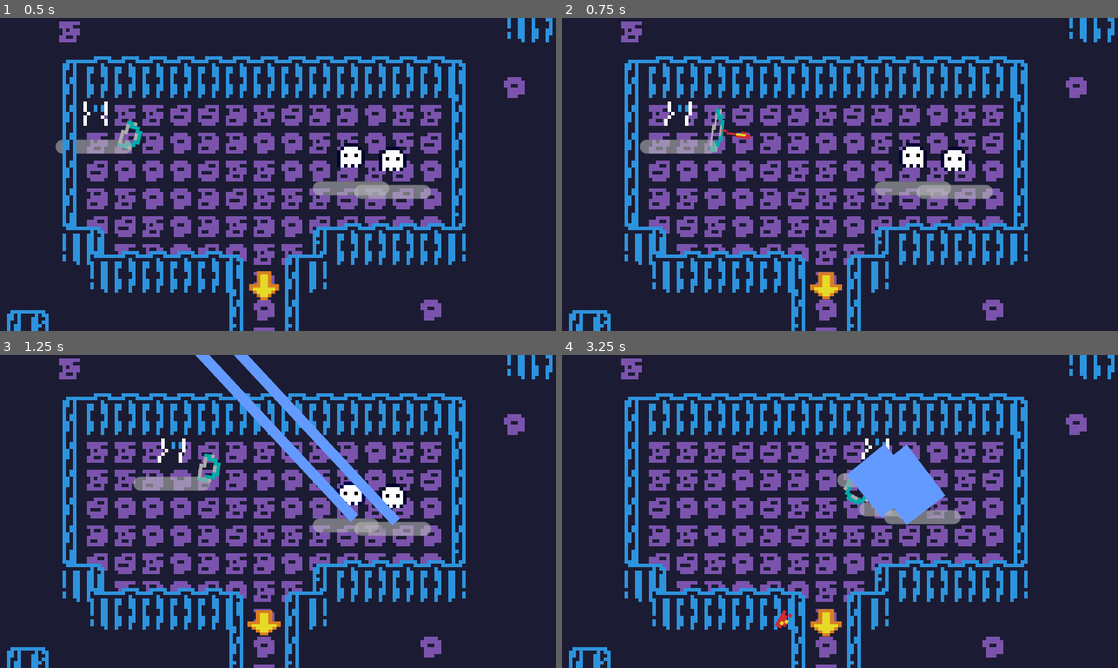
Above: before the commit, frames 1-4 (two rows, left to right).
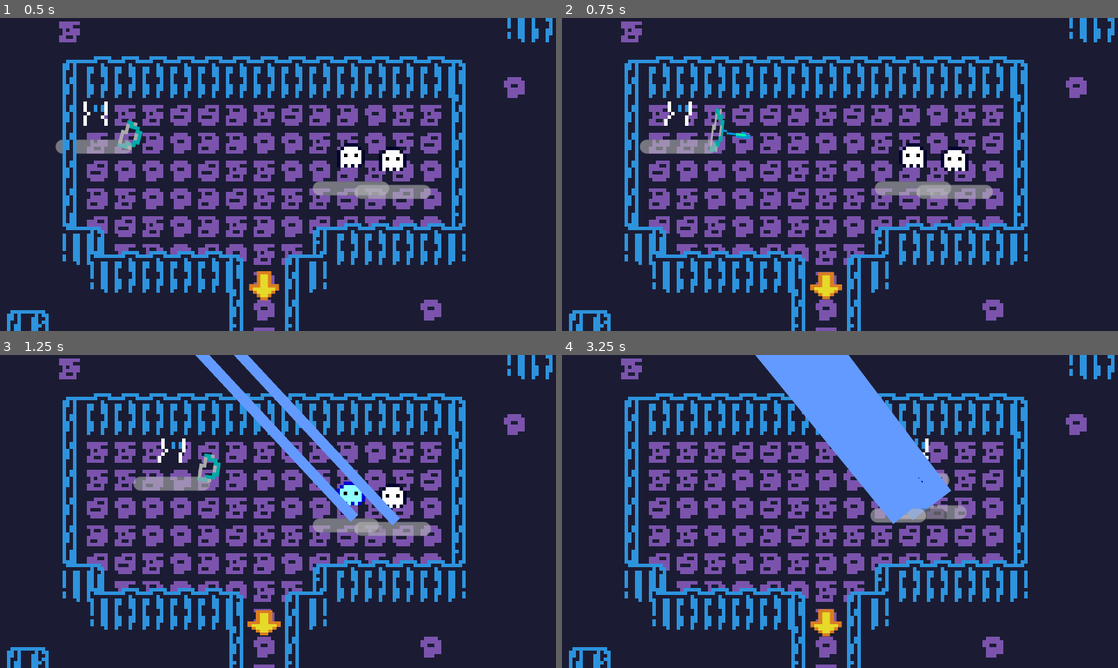
Above: after the commit, the same moments.

Repository: Renan-G-projec/DungeonWarrior
Game: Godot game, scene res://scenes/main.tscn
Two runs of this game, one before a commit and one after it. Both use one fixed random seed, a clock stepped at 60 frames per second and the inputs below. The engine's default icon, where the game draws it, is replaced by a stand-in: a white triangle on a blue panel in a dark square.
Inputs (mouse positions are in pixels of both pictures, inside the frame that each line leads up to):
- Up to frame 1 (0.5 s): no input
- Up to frame 2 (0.75 s): tap Enter (ui_accept) at 0.5 s; move the mouse to (962, 158) at 0.52 s; hold D (walk_right) from 0.53 s (still down); tap E (Interact) at 0.6 s; click (962, 158) at 0.67 s
- Up to frame 3 (1.25 s): keep holding D (walk_right); tap Enter (ui_accept) at 0.77 s
- Up to frame 4 (3.25 s): move the mouse to (728, 527) at 1.27 s; release D (walk_right) at 1.28 s; hold Down (ui_down) 1.28-2.03 s; click (728, 527) at 1.35 s; tap Enter (ui_accept) at 1.52, 3.02 s; move the mouse to (895, 442) at 2.02 s; hold D (walk_right) 2.03-2.78 s; tap Shift (dash) at 2.1 s; move the mouse to (812, 574) at 2.77 s; hold Up (ui_up) from 2.78 s (still down); tap Alt at 2.85 s; click (812, 574) at 2.92 s

Frame 1 is identical in both runs. In frame 2, less than 0.1% of the frame differs, in the area x 28-34%, y 35-39%; in frame 3, 0.3%; in frame 4, 6.8%, in the area x 34-73%, y 0-88%.

Commit message:
feat: Added freeze component. AMDG

Diff:
--- /dev/null
+++ b/features/components/freeze_component.gd
@@ -0,0 +1,48 @@
+# Ad Maiorem Dei Gloriam!
+class_name FreezeComponent
+extends Node
+
+## TODO: Make so it remembers the previous speed multiplier of the target
+
+@export var health_component: HealthComponent:
+	set(new_health_component):
+		if new_health_component == health_component: return
+
+		if health_component:
+			health_component.died.disconnect(_on_freeze_timer_timeout)
+		if new_health_component:
+			new_health_component.died.connect(_on_freeze_timer_timeout)
+
+		health_component = new_health_component
+@export var sprite: Node2D
+@export var target_to_freeze: Node2D = owner as Node2D
+
+@export_range(0.0, 1.0, 0.05) var speed_multiplier: float = 0.5
+@export var freeze_time: float = 1.5
+
+@export var active: bool = false
+
+var _freeze_timer: Timer
+
+func start_freeze_effect() -> void:
+	assert(target_to_freeze && "speed_multiplier" in target_to_freeze, "Error: No defined target to freeze or target doesn't have the property speed_multiplier.")
+	if !_freeze_timer:
+		_freeze_timer = Timer.new()
+		add_child(_freeze_timer)
+		_freeze_timer.wait_time = freeze_time
+		_freeze_timer.autostart = false
+		_freeze_timer.one_shot = true
+		_freeze_timer.timeout.connect(_on_freeze_timer_timeout)
+
+	_freeze_timer.start()
+	target_to_freeze.speed_multiplier = speed_multiplier
+
+	sprite.self_modulate = Color(0.572, 2.605, 4.502, 1.0)
+
+
+	active = true
+
+func _on_freeze_timer_timeout() -> void:
+	active = false
+	target_to_freeze.speed_multiplier = 1.0
+	if (sprite): sprite.self_modulate = Color.WHITE
--- a/features/enemies/enemies/ghost.tscn
+++ b/features/enemies/enemies/ghost.tscn
@@ -4,6 +4,7 @@
 [ext_resource type="Texture2D" uid="uid://bqc475hcf28ji" path="res://features/enemies/enemies/ghost_death.png" id="2_wspua"]
 [ext_resource type="Texture2D" uid="uid://bsedhtyri2oav" path="res://features/enemies/enemies/ghost.png" id="3_0jei7"]
 [ext_resource type="PackedScene" uid="uid://bp4482rmj32qo" path="res://features/components/lazer_attack.tscn" id="4_f1y1p"]
+[ext_resource type="Script" uid="uid://ccer7p7p1ma36" path="res://features/components/freeze_component.gd" id="5_wspua"]
 
 [sub_resource type="AtlasTexture" id="AtlasTexture_ypydx"]
 atlas = ExtResource("2_wspua")
@@ -104,6 +105,13 @@
 position = Vector2(1, 6)
 sprite_frames = SubResource("SpriteFrames_1cf6x")
 
-[node name="LazerAttack" parent="." index="11" unique_id=528679731 instance=ExtResource("4_f1y1p")]
+[node name="FreezeComponent" type="Node" parent="." index="10" unique_id=2019112183 node_paths=PackedStringArray("health_component", "sprite", "target_to_freeze")]
+script = ExtResource("5_wspua")
+health_component = NodePath("../HealthComponent")
+sprite = NodePath("../Sprite")
+target_to_freeze = NodePath("..")
+metadata/_custom_type_script = "uid://ccer7p7p1ma36"
+
+[node name="LazerAttack" parent="." index="12" unique_id=528679731 instance=ExtResource("4_f1y1p")]
 position = Vector2(1, 6)
 rotation = -1.5707964
--- a/features/enemies/enemy_base.gd
+++ b/features/enemies/enemy_base.gd
@@ -8,7 +8,8 @@
 	DEAD
 }
 
-const SPEED = 10.0
+var speed: float = 10.0
+var speed_multiplier: float = 1.0
 
 @onready var _target_on_radius: bool = %TriggerArea.has_overlapping_bodies()
 @onready var _target: Node2D = null
@@ -35,7 +36,7 @@
 			%Sprite.flip_h = direction.x < 0
 			%Sprite.play("run")
 
-			velocity = direction * SPEED
+			velocity = direction * speed * speed_multiplier
 
 	move_and_slide()
 
--- a/features/map/rooms/room_5.tscn
+++ b/features/map/rooms/room_5.tscn
@@ -52,6 +52,6 @@
 position = Vector2(52, 72)
 
 [node name="Ghost" parent="." index="8" unique_id=555240165 instance=ExtResource("7_2u27a")]
-position = Vector2(120, 66)
+position = Vector2(120, 65)
 
 [connection signal="body_entered" from="ColorRect/Area2D" to="BossBase" method="_on_area_2d_body_entered"]
--- a/features/weapons/bullets/wand/wand_bullet.gd
+++ b/features/weapons/bullets/wand/wand_bullet.gd
@@ -49,5 +49,9 @@
 		var burning_component := body.get_node_or_null("BurningComponent") as BurningComponent
 		if burning_component:
 			burning_component.start_burning_effect()
+	if type == BulletType.ICE:
+		var freeze_component := body.get_node_or_null("FreezeComponent") as FreezeComponent
+		if freeze_component:
+			freeze_component.start_freeze_effect()
 
 	super._on_body_entered(body)
--- a/features/weapons/bullets/wand/wand_bullet.tscn
+++ b/features/weapons/bullets/wand/wand_bullet.tscn
@@ -7,7 +7,7 @@
 [node name="WandBullet" unique_id=631913319 instance=ExtResource("1_34o4i")]
 collision_mask = 18
 script = ExtResource("2_qtvb0")
-type = 0
+type = 2
 damage = 4.0
 
 [node name="Sprite2D" parent="." index="1" unique_id=19741843]
Not shown, added: features/components/freeze_component.gd.uid
Not shown, changed: features/weapons/bullets/arrow/Arrow.png.import
